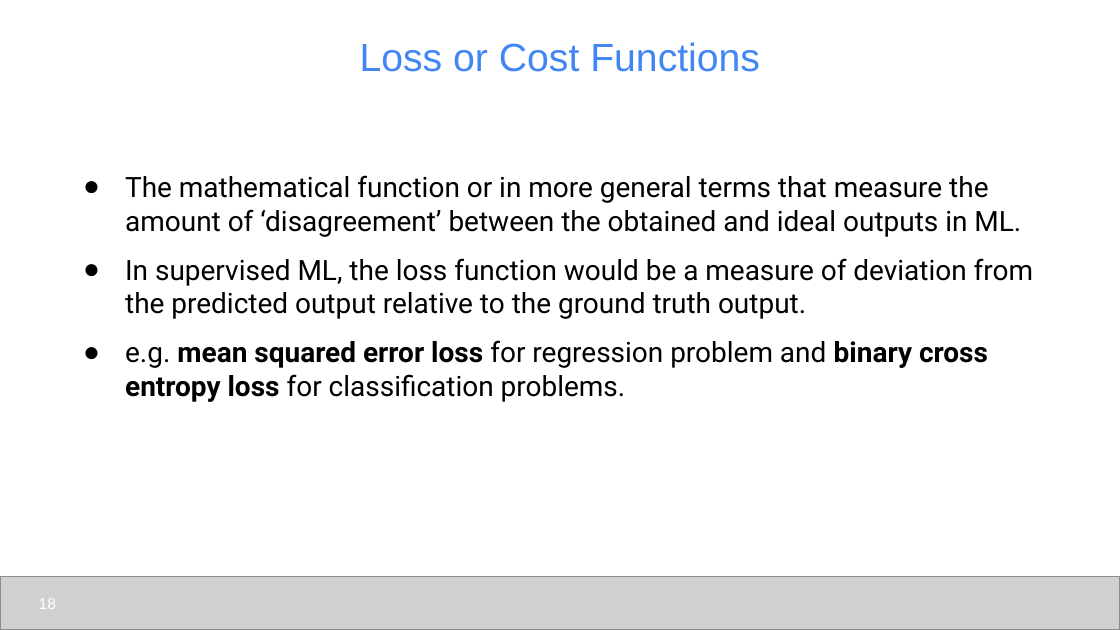
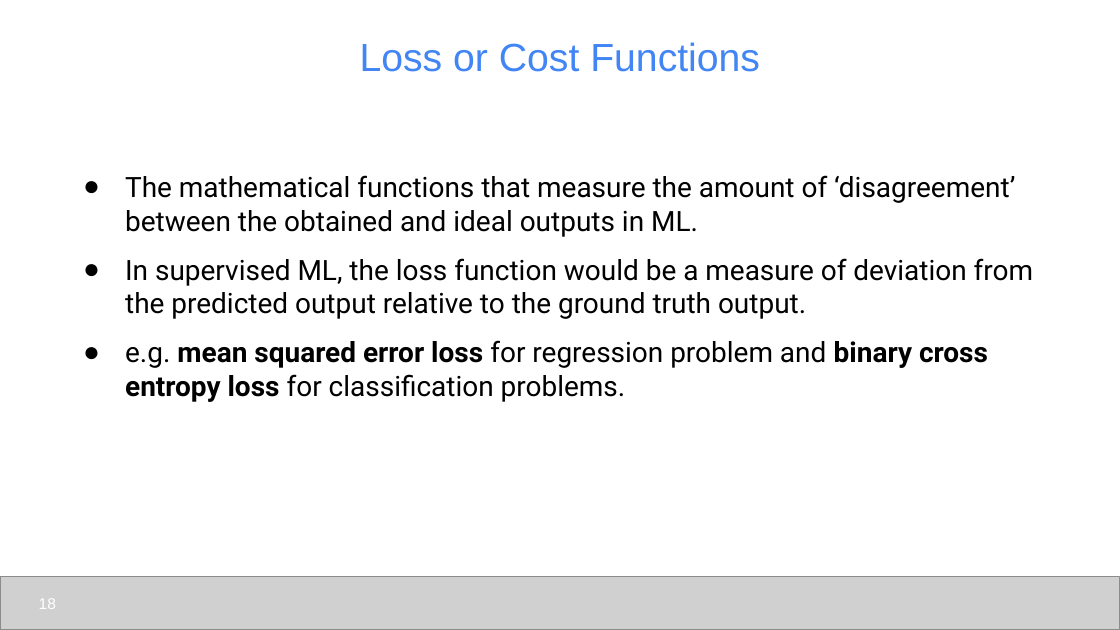
Before and after one commit to udel-cbcb/al_ml_workshop, a slide deck: slide 18 of Day_1/Lectures/Day_1_Lecture_1_Introduction_to_Artificial_Intelligence_and_Machine_Learning.pptx. Drawn at 1120x630 pixels with LibreOffice and Linux fonts; fonts in the diff are those of the drawing; grey boxes stand for pictures. Boxes give left, top, right and bottom in pixels: in the first picture for what was removed or moved away, otherwise in the second. Text is boxed around its words. In the diff, an @@ line names an element or a change of style, - is before the commit and + after.

```diff
--- a/Day_1/Lectures/Day_1_Lecture_1_Introduction_to_Artificial_Intelligence_and_Machine_Learning.pptx
+++ b/Day_1/Lectures/Day_1_Lecture_1_Introduction_to_Artificial_Intelligence_and_Machine_Learning.pptx
@@ text at box(125, 175, 1015, 237): text changed @@
-● The mathematical function or in more general terms that measure the amount of ‘disagreement’ between the obtained and ideal outputs in ML.
+● The mathematical functions that measure the amount of ‘disagreement’ between the obtained and ideal outputs in ML.
```
Also in this commit, not shown: 2 other slides changed, 7 other files.
